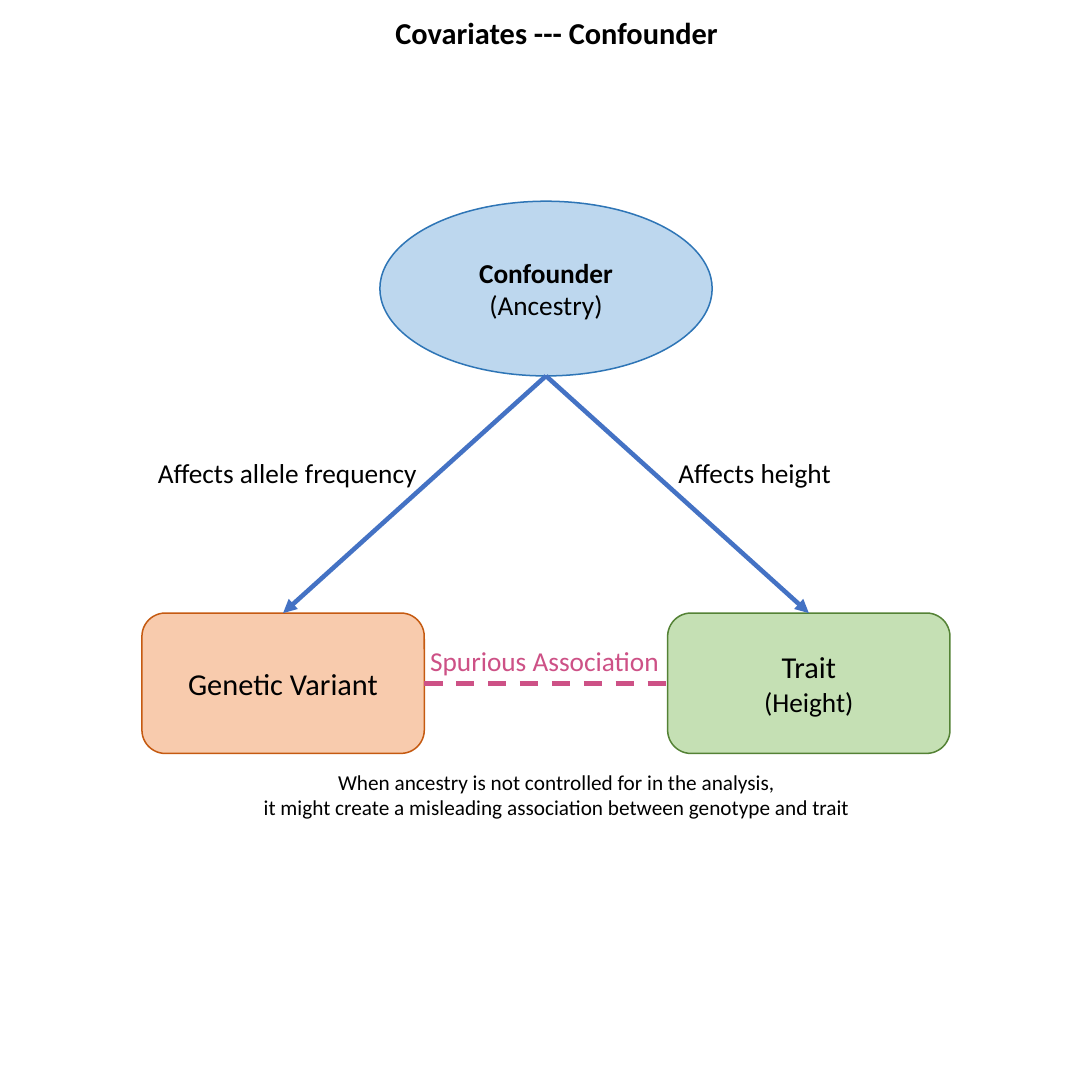
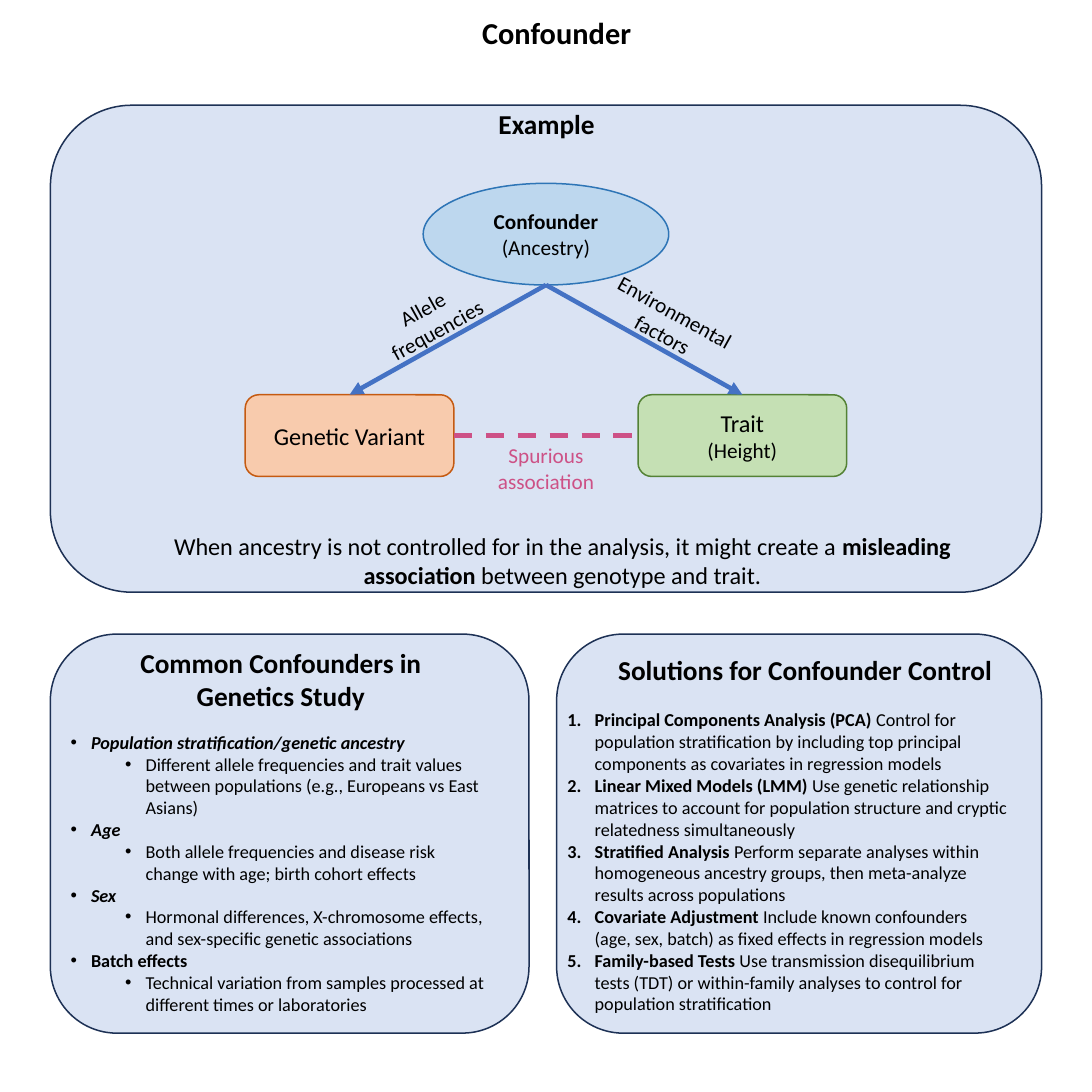
Before and after one commit to StatFunGen/statgen-prerequisites, a slide deck: slide 14 of graphical_summary/slides.pptx. Drawn at 1092x1092 pixels with LibreOffice and Linux fonts; fonts in the diff are those of the drawing. Boxes give left, top, right and bottom in pixels: in the first picture for what was removed or moved away, otherwise in the second. Text is boxed around its words. In the diff, an @@ line names an element or a change of style, - is before the commit and + after.

```diff
--- a/graphical_summary/slides.pptx
+++ b/graphical_summary/slides.pptx
@@ text at [482,22,631,45]: text changed @@
-Covariates --- Confounder
+Confounder
@@ rounded rectangle added at [50,105,1042,592], fill #DAE3F3, outline #1E3256 1 pt @@
@@ text added at [498,115,594,139], 18 pt, text #000000, bold @@
+Example
@@ ellipse "Confounder": place and size @@
-ellipse "Confounder" at [380,201,712,376]
+ellipse "Confounder" at [424,183,669,285]
@@ ellipse "Confounder" at [424,183,669,285]: size 18 to 14 pt @@
@@ text "Allele" at [215,758,344,774]: rotation 0 to 331 degrees @@
@@ text added at [563,246,775,402], 14 pt, text #000000 @@
+Environmental factors
@@ arrow moved from (546, 376) - (283, 613) to (546, 285) - (349, 395) @@
@@ arrow moved from (546, 376) - (809, 613) to (546, 285) - (743, 395) @@
@@ rounded rectangle "Genetic Variant": place and size @@
-rounded rectangle "Genetic Variant" at [142,613,425,753]
+rounded rectangle "Genetic Variant" at [246,395,454,477]
@@ rounded rectangle "Genetic Variant" at [246,395,454,477]: size 20 to 16 pt @@
@@ rounded rectangle "Trait": place and size @@
-rounded rectangle "Trait" at [667,613,950,753]
+rounded rectangle "Trait" at [638,395,846,477]
@@ rounded rectangle "Trait" at [638,395,846,477]: size 20 to 16 pt in "Trait"; size 18 to 14 pt in "(Height)" @@
@@ line moved from (425, 684) - (667, 684) to (454, 436) - (638, 436) @@
@@ text at [498,448,594,489]: text changed; size 18 to 14 pt @@
-Spurious Association
+Spurious association
@@ text removed at [678,464,831,488] @@
-Affects height
@@ text at [174,538,951,588]: text changed; size 14 to 16 pt @@
-When ancestry is not controlled for in the analysis,
-it might create a misleading association between genotype and trait
+When ancestry is not controlled for in the analysis, it might create a misleading association between genotype and trait.
@@ rounded rectangle added at [50,634,529,1033], fill #DAE3F3, outline #1E3256 1 pt @@
@@ text added at [140,654,421,711], 18 pt, text #000000, bold @@
+Common Confounders in Genetics Study
@@ rounded rectangle added at [557,634,1042,1033], fill #DAE3F3, outline #1E3256 1 pt @@
@@ text added at [618,661,992,681], 18 pt, text #000000, bold @@
+Solutions for Confounder Control
@@ text added at [595,712,1007,1013], 12 pt, text #000000 @@
+1. Principal Components Analysis (PCA) Control for population stratification by including top principal components as covariates in regression models
+2. Linear Mixed Models (LMM) Use genetic relationship matrices to account for population structure and cryptic relatedness simultaneously
+3. Stratified Analysis Perform separate analyses within homogeneous ancestry groups, then meta-analyze results across populations
+4. Covariate Adjustment Include known confounders (age, sex, batch) as fixed effects in regression models
+5. Family-based Tests Use transmission disequilibrium tests (TDT) or within-family analyses to control for population stratification
@@ text added at [91,736,484,1011], 12 pt, text #000000 @@
+• Population stratification/genetic ancestry
+  • Different allele frequencies and trait values between populations (e.g., Europeans vs East Asians)
+• Age
+  • Both allele frequencies and disease risk change with age; birth cohort effects
+• Sex
+  • Hormonal differences, X-chromosome effects, and sex-specific genetic associations
+• Batch effects
+  • Technical variation from samples processed at different times or laboratories
@@ text at [215,758,344,774]: text changed; size 18 to 14 pt @@
-Affects allele frequency
+Allele
+frequencies
```
Also in this commit, not shown: 4 other slides changed, 2 slides added, 2 slides removed, 26 other files.
